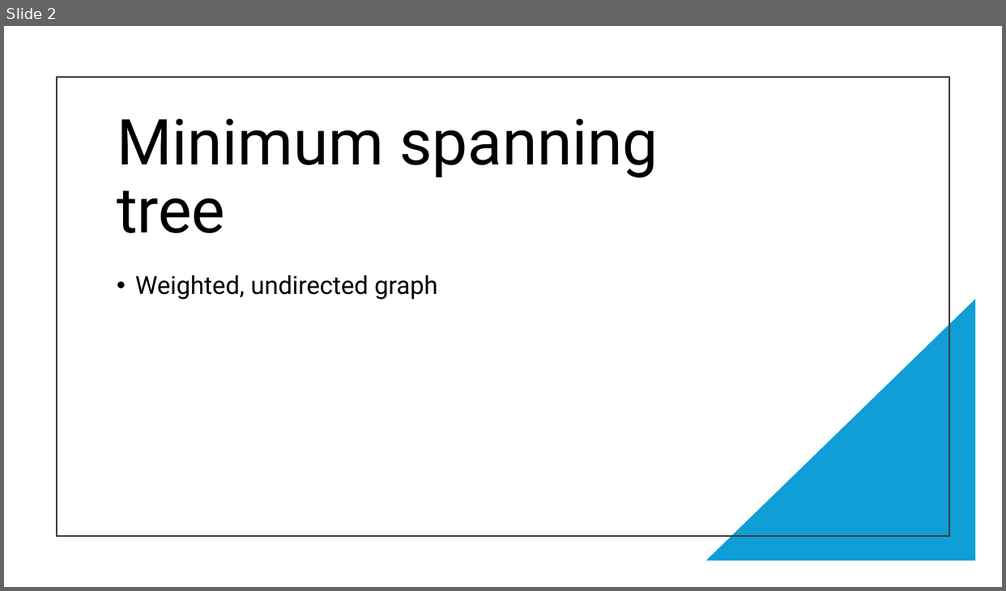
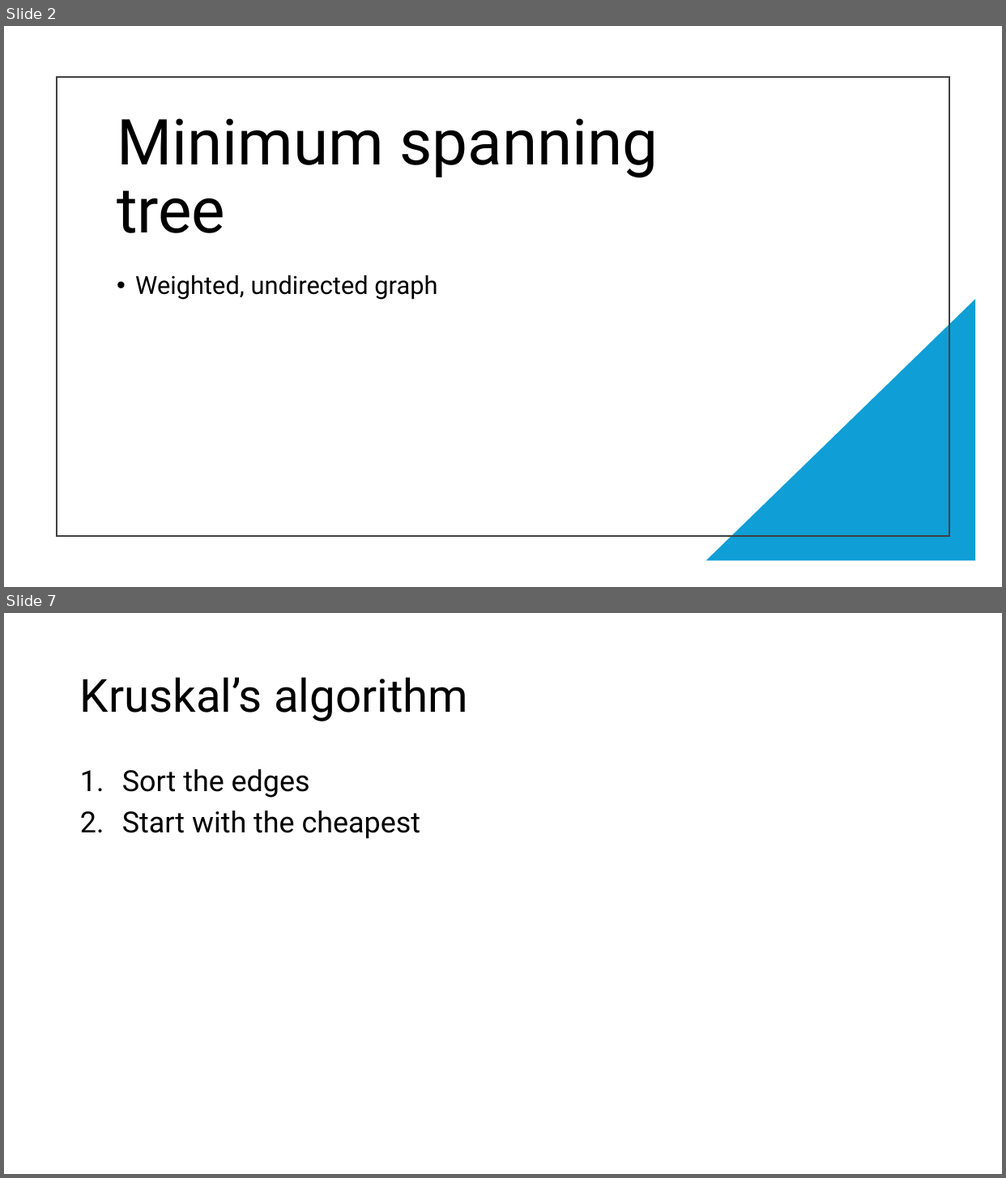
Before and after one commit to RobertNagy299/dsa-i-teaching, a slide deck: MyOwnPresentations/pptx/Min_Span_Tree_Shortest_Path_X.pptx. Shown one above the other, each under a label of ours: slide 2 before the commit, slides 2 and 7 after it; the slides between them are not shown. The pictures are 1006x591 and 1006x1178 pixels, drawn with LibreOffice and Linux fonts; fonts in the diff are those of the drawing. Boxes give left, top, right and bottom in pixels: in the first picture for what was removed or moved away, otherwise in the second. Text is boxed around its words. In the diff, an @@ line names an element or a change of style, - is before the commit and + after.

Commit message:
Add Kruskal algorithm to final presentation, start Prim

```diff
--- a/MyOwnPresentations/pptx/Min_Span_Tree_Shortest_Path_X.pptx
+++ b/MyOwnPresentations/pptx/Min_Span_Tree_Shortest_Path_X.pptx
@@ slide 7 added at bbox=[4, 613, 1002, 1174], background #FFFFFF @@
@@ title added at bbox=[80, 677, 468, 722], 44 pt, text #000000 @@
+Kruskal’s algorithm
@@ text added at bbox=[122, 769, 421, 839], 28 pt, text #000000 @@
+1. Sort the edges
+2. Start with the cheapest
```
Also in this commit, not shown: 1 slide changed, 12 other slides added.
